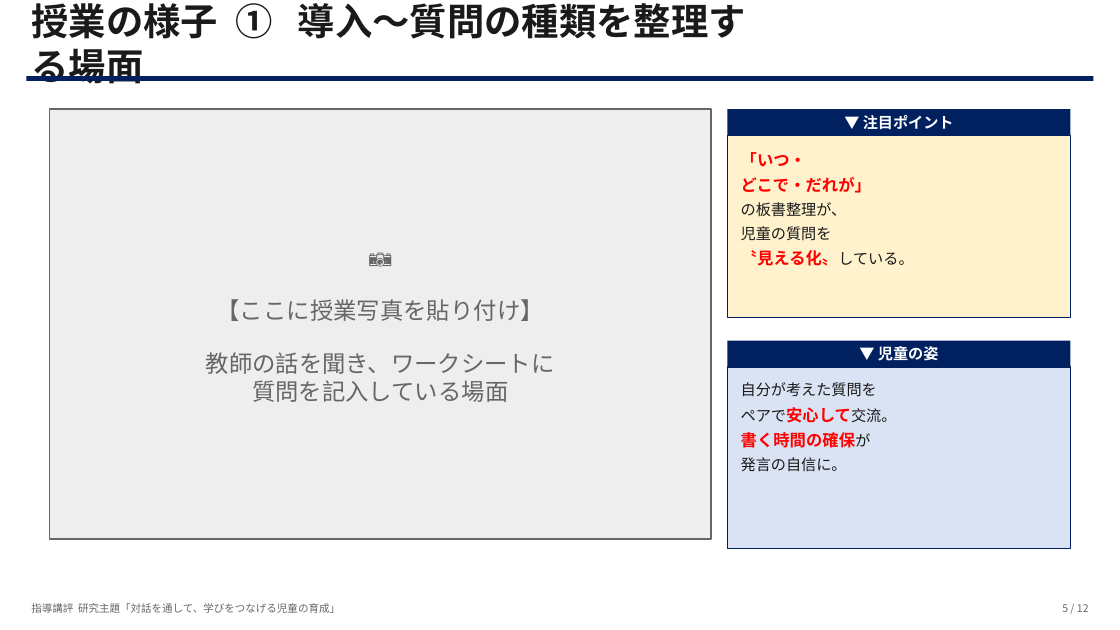
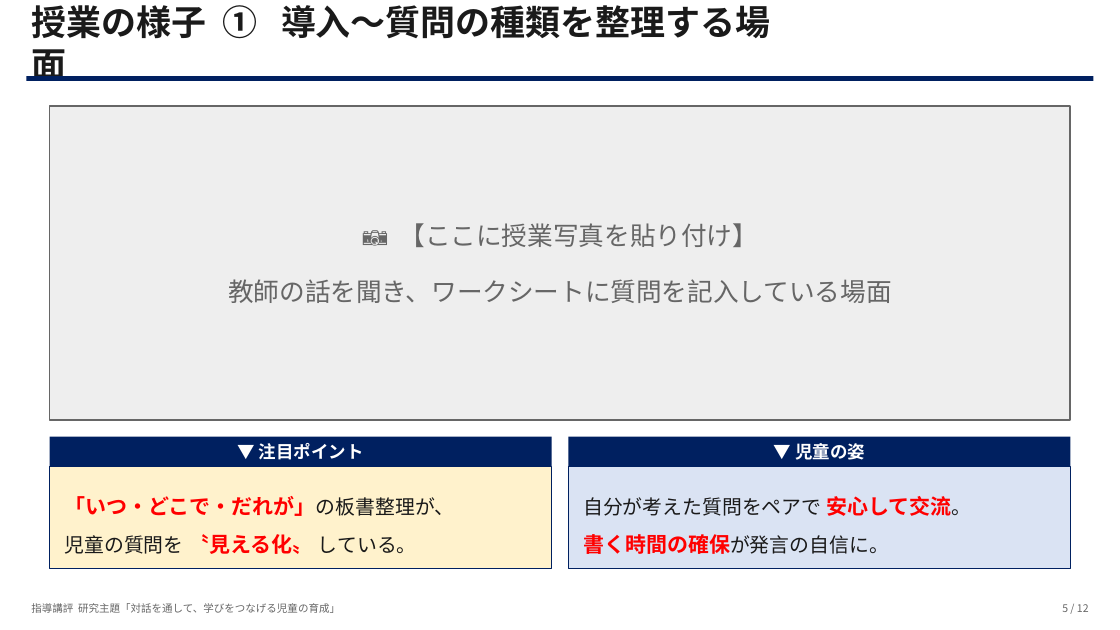
Before and after one commit to contynet730-star/con30, a slide deck: slide 5 of 指導講評_対話を通して学びをつなげる児童.pptx. Drawn at 1120x630 pixels with LibreOffice and Linux fonts; fonts in the diff are those of the drawing. Boxes give left, top, right and bottom in pixels: in the first picture for what was removed or moved away, otherwise in the second. Text is boxed around its words. In the diff, an @@ line names an element or a change of style, - is before the commit and + after.

```diff
--- a/指導講評_対話を通して学びをつなげる児童.pptx
+++ b/指導講評_対話を通して学びをつなげる児童.pptx
@@ text "授業の様子 ① 導入～質問の種類を整理する場面" at (31, 5, 771, 87): size 32 to 30 pt @@
@@ rectangle: place and size @@
-rectangle at (50, 109, 711, 539)
+rectangle at (50, 106, 1070, 420)
@@ text at (228, 223, 892, 303): text changed; size 20 to 22 pt @@
-📷
-【ここに授業写真を貼り付け】
-教師の話を聞き、ワークシートに
-質問を記入している場面
+📷 【ここに授業写真を貼り付け】
+教師の話を聞き、ワークシートに質問を記入している場面
@@ text "▼ 注目ポイント" at (259, 443, 364, 460): size 13 to 15 pt @@
@@ text "▼ 注目ポイント": place and size @@
-text "▼ 注目ポイント" at (863, 115, 954, 130)
+text "▼ 注目ポイント" at (259, 443, 364, 460)
@@ rectangle: place and size @@
-rectangle at (728, 109, 1070, 135)
+rectangle at (50, 437, 552, 466)
@@ text "▼ 児童の姿": place and size @@
-text "▼ 児童の姿" at (878, 346, 939, 361)
+text "▼ 児童の姿" at (795, 443, 865, 460)
@@ text "▼ 児童の姿" at (795, 443, 865, 460): size 13 to 15 pt @@
@@ rectangle: place and size @@
-rectangle at (728, 341, 1070, 367)
+rectangle at (569, 437, 1071, 466)
@@ rectangle: place and size @@
-rectangle at (728, 135, 1070, 318)
+rectangle at (50, 466, 552, 569)
@@ text "「いつ・どこで・だれが」の板書整理が、" at (64, 496, 455, 554): vertical alignment top to middle @@
@@ rectangle: place and size @@
-rectangle at (728, 367, 1070, 549)
+rectangle at (569, 466, 1071, 569)
@@ text "自分が考えた質問をペアで 安心して交流。" at (583, 496, 971, 554): vertical alignment top to middle @@
@@ text at (64, 496, 455, 554): text changed; size 14 to 18 pt @@
-「いつ・
-どこで・だれが」
-の板書整理が、
-児童の質問を
-〝見える化〟している。
+「いつ・どこで・だれが」の板書整理が、
+児童の質問を 〝見える化〟 している。
@@ text at (583, 496, 971, 554): text changed; size 13 to 17 pt @@
-自分が考えた質問を
-ペアで安心して交流。
-書く時間の確保が
-発言の自信に。
+自分が考えた質問をペアで 安心して交流。
+書く時間の確保が発言の自信に。
```
Also in this commit, not shown: 11 other slides changed.
